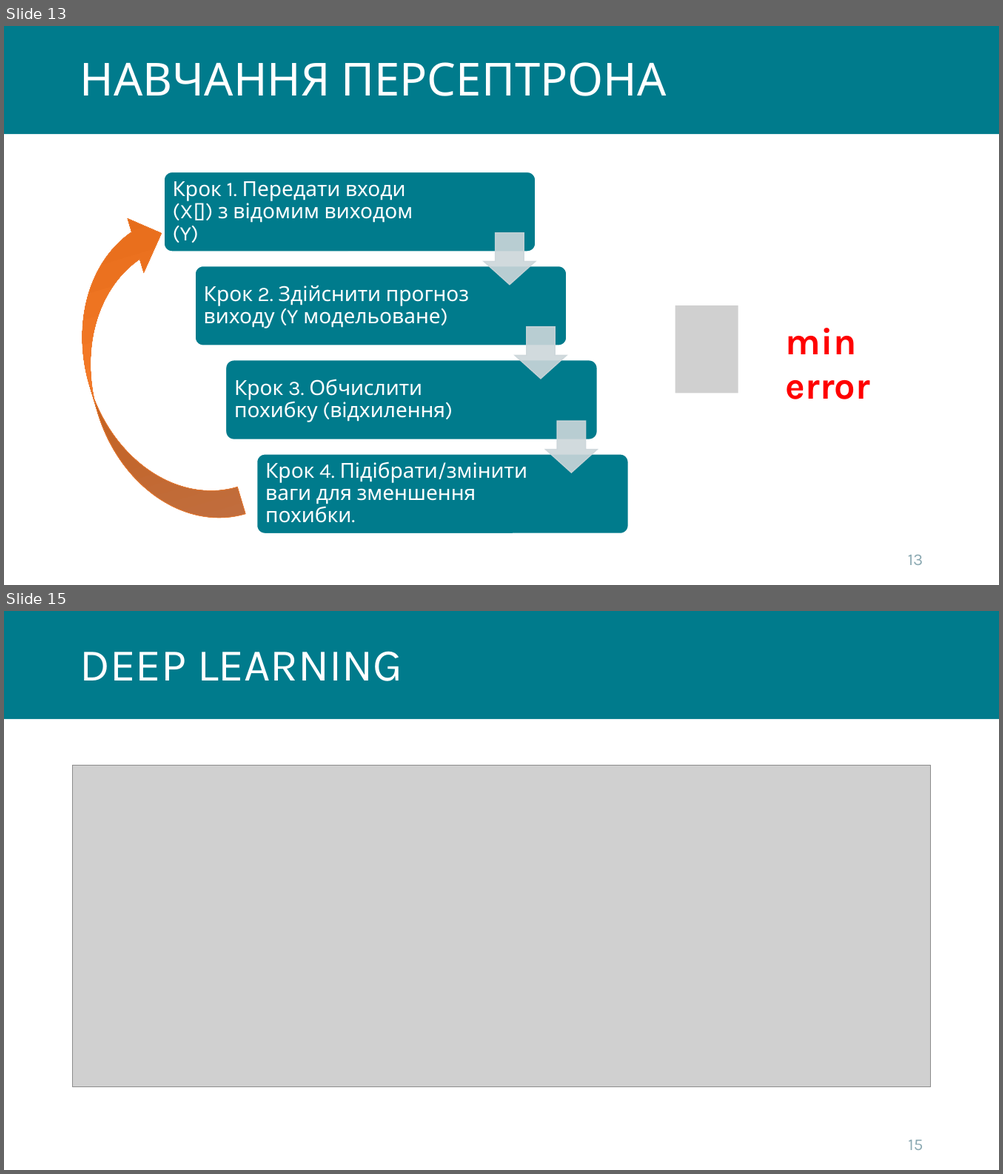
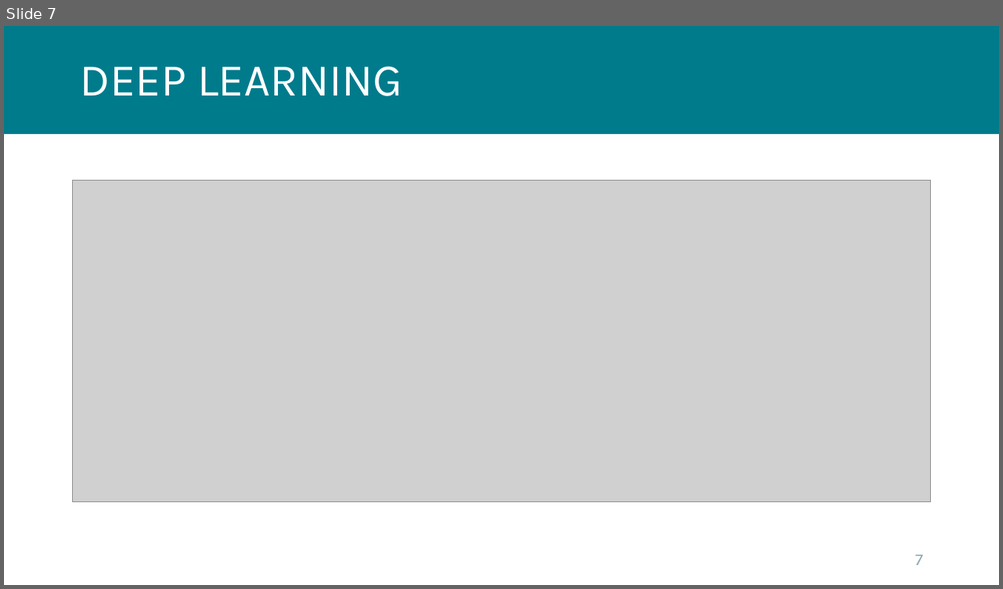
Before and after one commit to kleban/r-course-eng, a slide deck: pptx/071_Neural_Networks.pptx. Shown one above the other, each under a label of ours: slides 13 and 15 before the commit, slide 7 after it; the slides between them are not shown. The pictures are 1003x1174 and 1003x589 pixels, drawn with LibreOffice and Linux fonts; fonts in the diff are those of the drawing; grey boxes stand for pictures; background and template pictures are left out. Boxes give left, top, right and bottom in pixels: in the first picture for what was removed or moved away, otherwise in the second. Text is boxed around its words. In the diff, an @@ line names an element or a change of style, - is before the commit and + after.

```diff
--- a/pptx/071_Neural_Networks.pptx
+++ b/pptx/071_Neural_Networks.pptx
@@ slide 13 removed at [4,26,999,585], background #FFFFFF; not listed: 1 template element that a slide beside it also shows @@
@@ title removed at [79,62,666,96] @@
-НАВЧАННЯ ПЕРСЕПТРОНА
@@ curved left arrow removed at [45,207,245,547] @@
@@ picture removed at [674,306,737,394] @@
@@ text removed at [785,328,870,400] @@
-min error
@@ group removed at [164,173,629,534]: 4 rounded rectangles, 4 texts, 3 down arrows @@
-Крок 1. Передати входи (X[]) з відомим виходом (Y)
-Крок 2. Здійснити прогноз виходу (Y модельоване)
-Крок 3. Обчислити похибку (відхилення)
-Крок 4. Підібрати/змінити ваги для зменшення похибки.
@@ page number removed at [908,555,923,565] @@
-13
@@ what was slide 15 is now slide 7 @@
@@ page number at [915,555,922,565]: text changed @@
-15
+7
```
Also in this commit, not shown: 2 slides changed, 6 slides added, 14 other slides removed, 5 other files.
